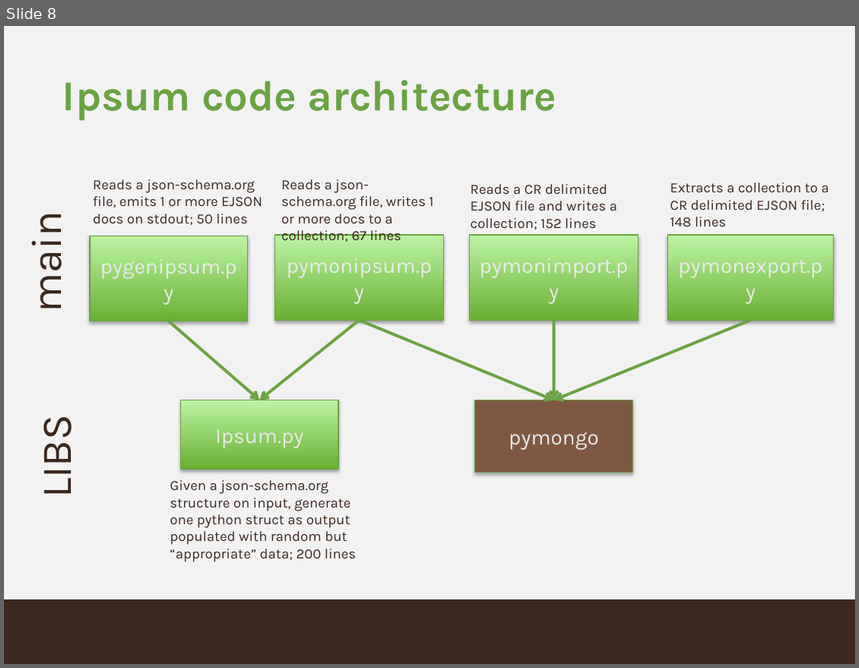
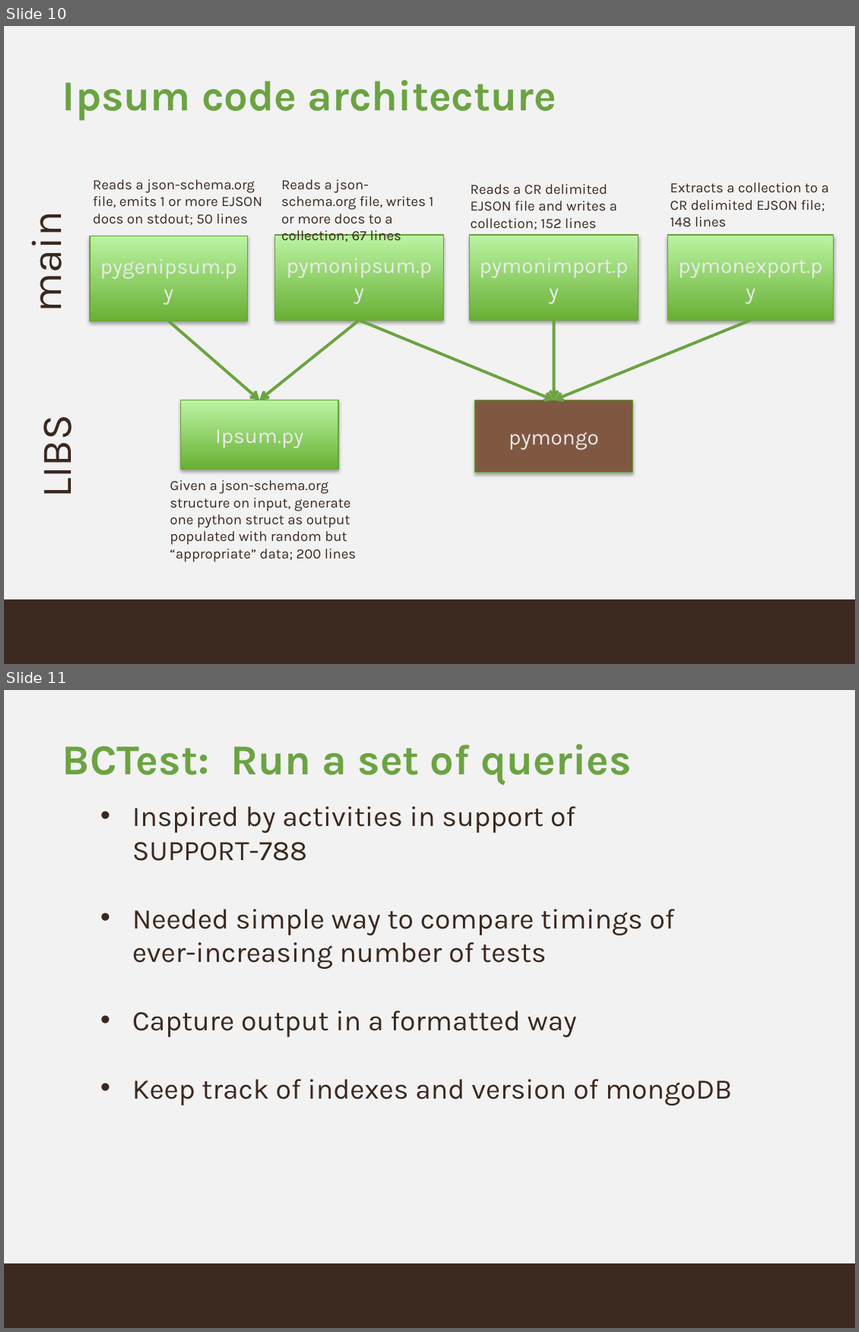
Before and after one commit to buzzm/ipsum, a slide deck: ipsum.pptx. Shown one above the other, each under a label of ours: slide 8 before the commit, slides 10 and 11 after it. The pictures are 859x668 and 859x1332 pixels, drawn with LibreOffice and Linux fonts; fonts in the diff are those of the drawing; background and template pictures are left out. Boxes give left, top, right and bottom in pixels: in the first picture for what was removed or moved away, otherwise in the second. Text is boxed around its words. In the diff, an @@ line names an element or a change of style, - is before the commit and + after.

```diff
--- a/ipsum.pptx
+++ b/ipsum.pptx
@@ slide 11 added at <box>4,690,855,1328</box>, background #F2F2F2; not listed: 1 template element that a slide beside it also shows @@
@@ title added at <box>63,744,631,785</box>, 36 pt, text #6BA342, bold @@
+BCTest: Run a set of queries
@@ text added at <box>132,806,732,1106</box>, 24 pt, text #3A281E @@
+• Inspired by activities in support of SUPPORT-788
+• Needed simple way to compare timings of ever-increasing number of tests
+• Capture output in a formatted way
+• Keep track of indexes and version of mongoDB
@@ what was slide 8 is now slide 10 @@
```
Also in this commit, not shown: 2 slides changed, 8 other slides added, 1 other file.
